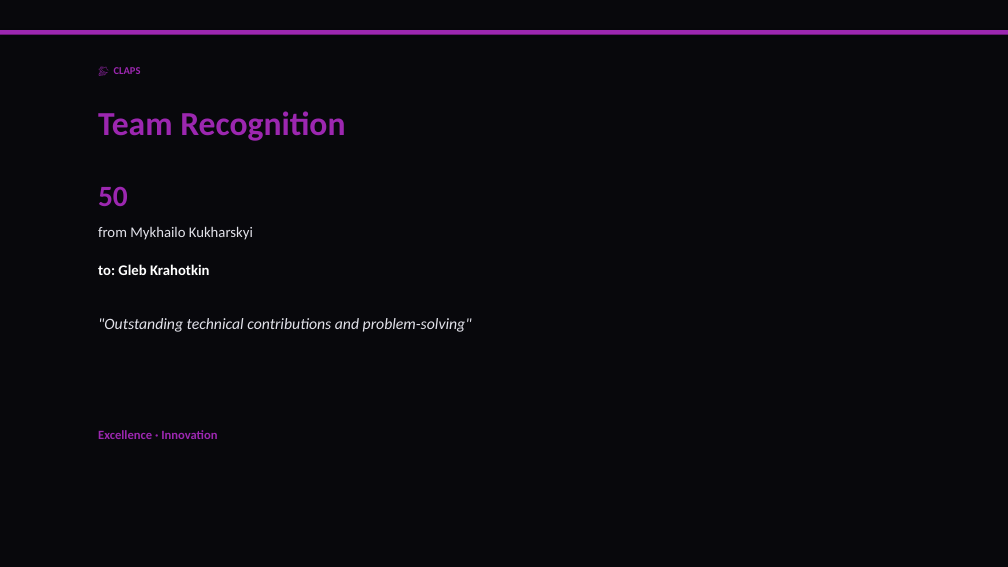
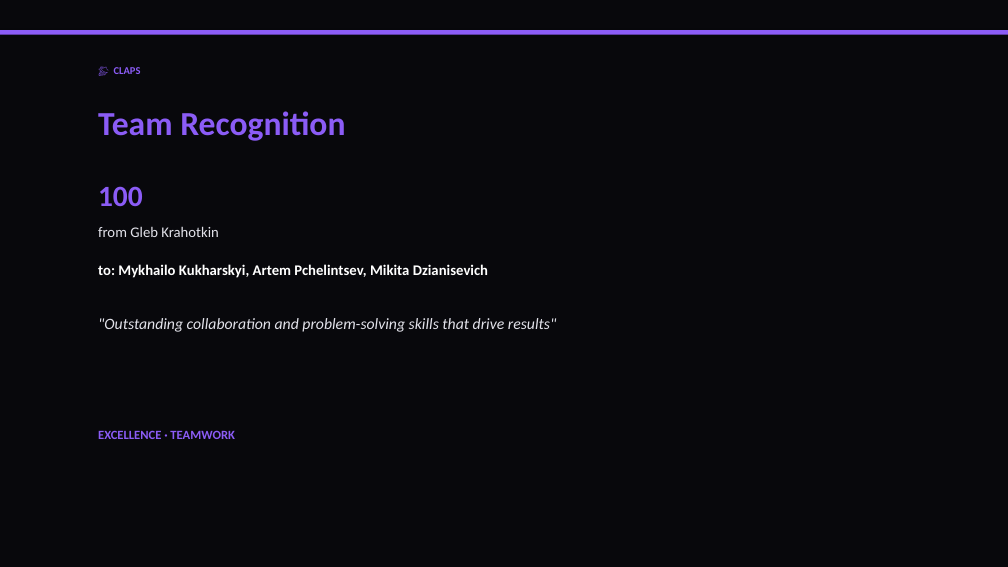
Before and after one commit to liliyagarifullina-maker/appodeal-pulse, a slide deck: slide 6 of data/archive/pulse_2026-03-16.pptx (slide 7 before the commit). Drawn at 1008x567 pixels with LibreOffice and Linux fonts; fonts in the diff are those of the drawing. Boxes give left, top, right and bottom in pixels: in the first picture for what was removed or moved away, otherwise in the second. Text is boxed around its words. In the diff, an @@ line names an element or a change of style, - is before the commit and + after.

```diff
--- a/data/archive/pulse_2026-03-16.pptx
+++ b/data/archive/pulse_2026-03-16.pptx
@@ rectangle at bbox=[0, 30, 1008, 35]: fill #9C27B0 to #8B5CF6 @@
@@ text "👏 CLAPS" at bbox=[114, 67, 141, 74]: text colour #9C27B0 to #8B5CF6 @@
@@ text "Team Recognition" at bbox=[98, 111, 345, 141]: text colour #9C27B0 to #8B5CF6 @@
@@ text at bbox=[98, 186, 143, 206]: text changed; text colour #9C27B0 to #8B5CF6 @@
-50
+100
@@ text at bbox=[98, 226, 219, 237]: text changed; text colour #FFFFFF to #E2E2EA; bold off @@
-to: Gleb Krahotkin
+from Gleb Krahotkin
@@ text at bbox=[98, 264, 488, 278]: text changed; text colour #E2E2EA to #FFFFFF; bold on @@
-from Mykhailo Kukharskyi
+to: Mykhailo Kukharskyi, Artem Pchelintsev, Mikita Dzianisevich
@@ text at bbox=[98, 318, 556, 332]: text changed @@
-"Outstanding technical contributions and problem-solving"
+"Outstanding collaboration and problem-solving skills that drive results"
@@ text at bbox=[98, 430, 235, 439]: text changed; text colour #9C27B0 to #8B5CF6 @@
-Excellence · Innovation
+EXCELLENCE · TEAMWORK
```
Also in this commit, not shown: 11 other slides changed, 6 slides added, 13 slides removed, 2 other files.
